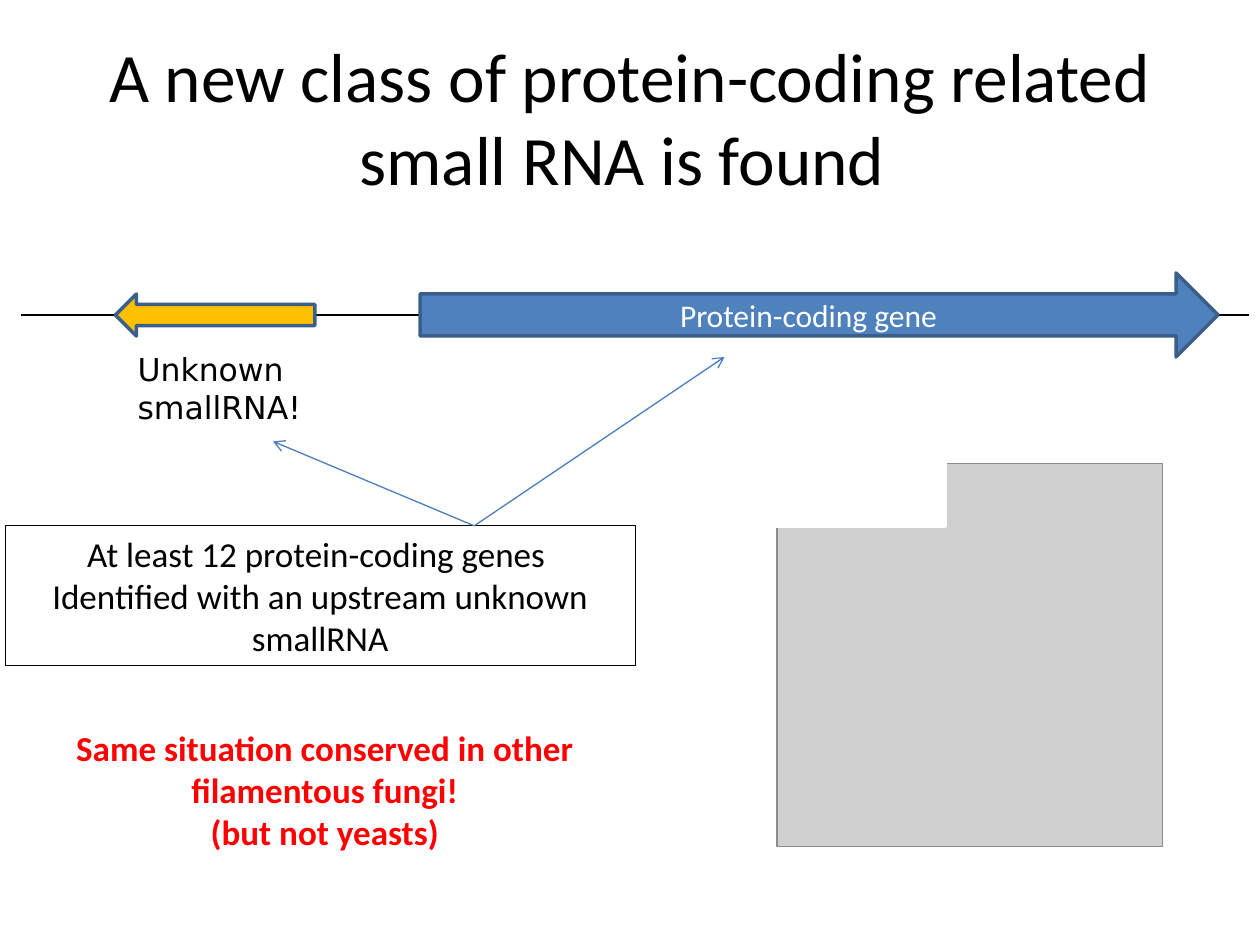
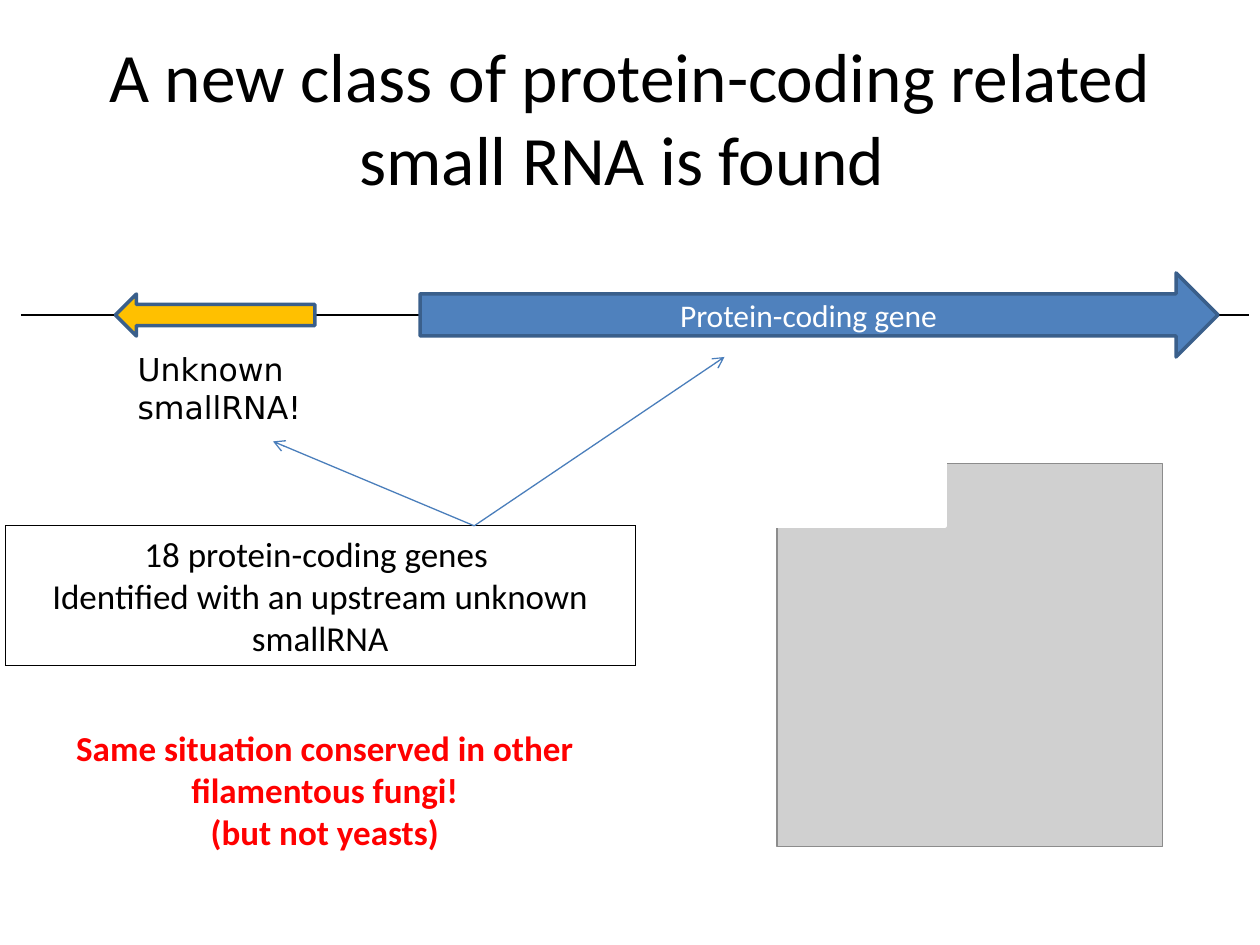
Before and after one commit to wilkinsonlab/m-oryzae-polya, a slide deck: slide 60 of doc/small/small_presentation.pptx (slide 58 before the commit). Drawn at 1260x945 pixels with LibreOffice and Linux fonts; fonts in the diff are those of the drawing; grey boxes stand for pictures. Boxes give left, top, right and bottom in pixels: in the first picture for what was removed or moved away, otherwise in the second. Text is boxed around its words. In the diff, an @@ line names an element or a change of style, - is before the commit and + after.

```diff
--- a/doc/small/small_presentation.pptx
+++ b/doc/small/small_presentation.pptx
@@ text in rectangle at <box>144,542,488,573</box>: text changed @@
-At least 12 protein-coding genes
+18 protein-coding genes
```
Also in this commit, not shown: 5 other slides changed, 3 slides added, 1 slide removed, 4 other files.
